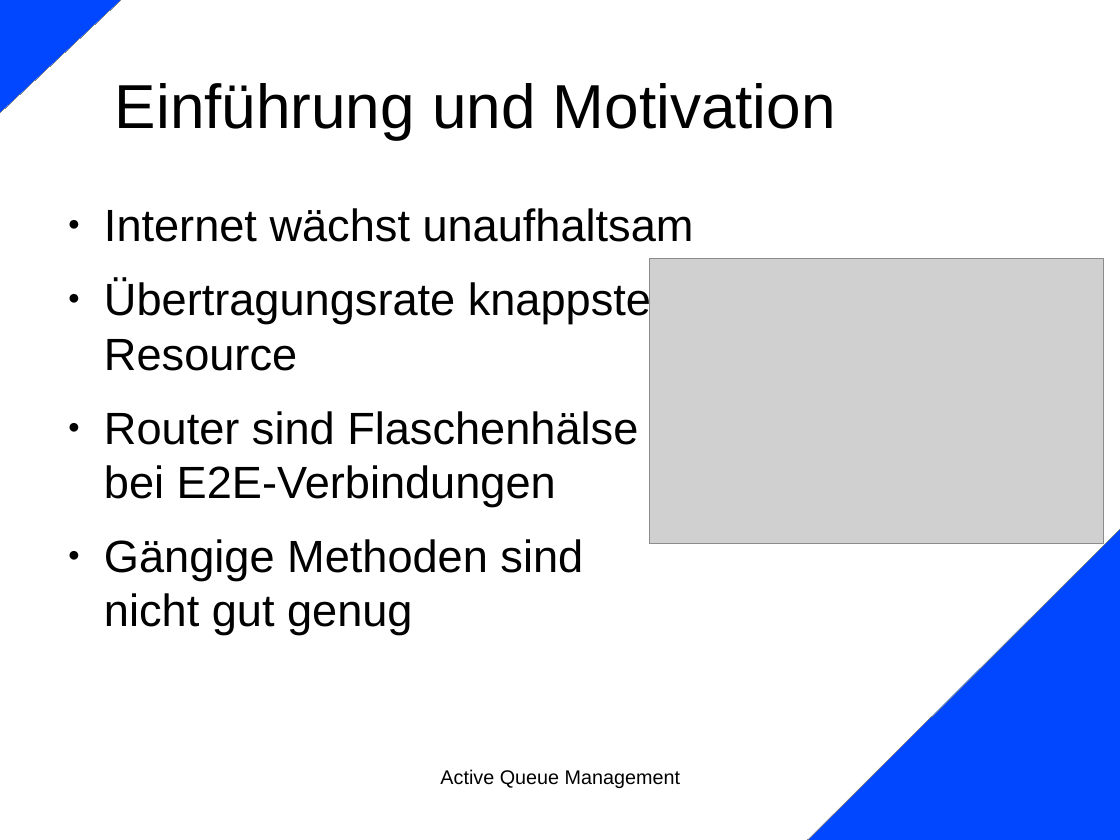
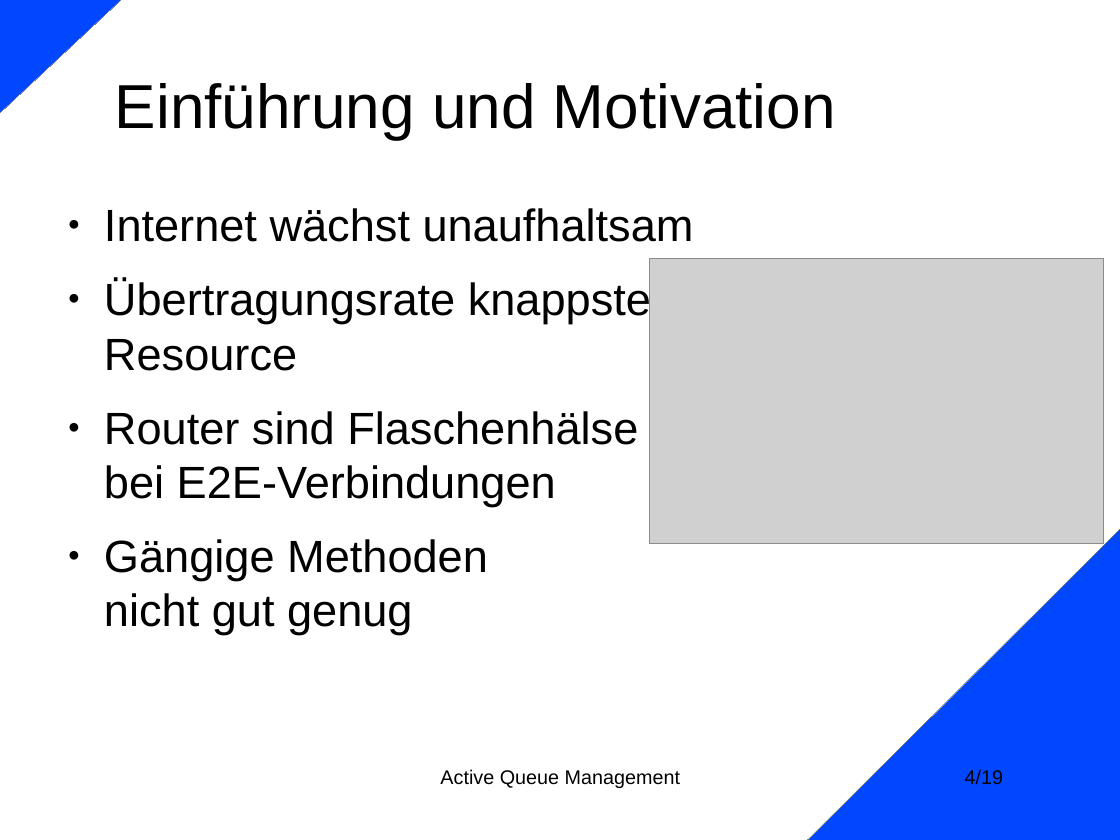
Before and after one commit to mullahaljaid/seminar_ss_14, a slide deck: slide 4 of Vortrag/AQM_Teil1.odp (slide 8 before the commit). Drawn at 1120x840 pixels with LibreOffice and Linux fonts; fonts in the diff are those of the drawing; grey boxes stand for pictures; background and template pictures are left out. Boxes give left, top, right and bottom in pixels: in the first picture for what was removed or moved away, otherwise in the second. Text is boxed around its words. In the diff, an @@ line names an element or a change of style, - is before the commit and + after.

```diff
--- a/Vortrag/AQM_Teil1.odp
+++ b/Vortrag/AQM_Teil1.odp
@@ text at bbox=[104, 539, 488, 635]: text changed @@
-● Gängige Methoden sind
-  nicht gut genug
+● Gängige Methoden
+  nicht gut genug
@@ page number added at bbox=[965, 769, 1003, 785], 14 pt, text #000000 @@
+4/19
```
Also in this commit, not shown: 17 other slides changed, 38 slides removed, 1 other file.
